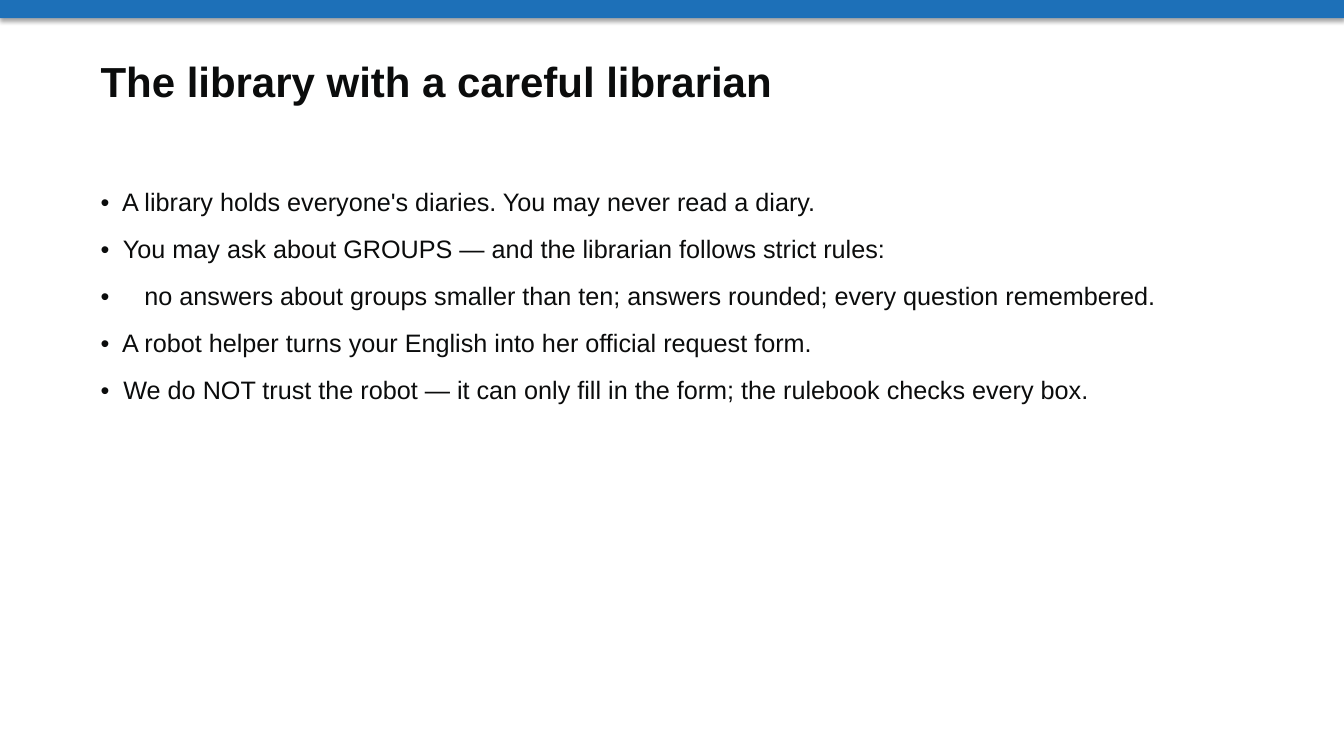
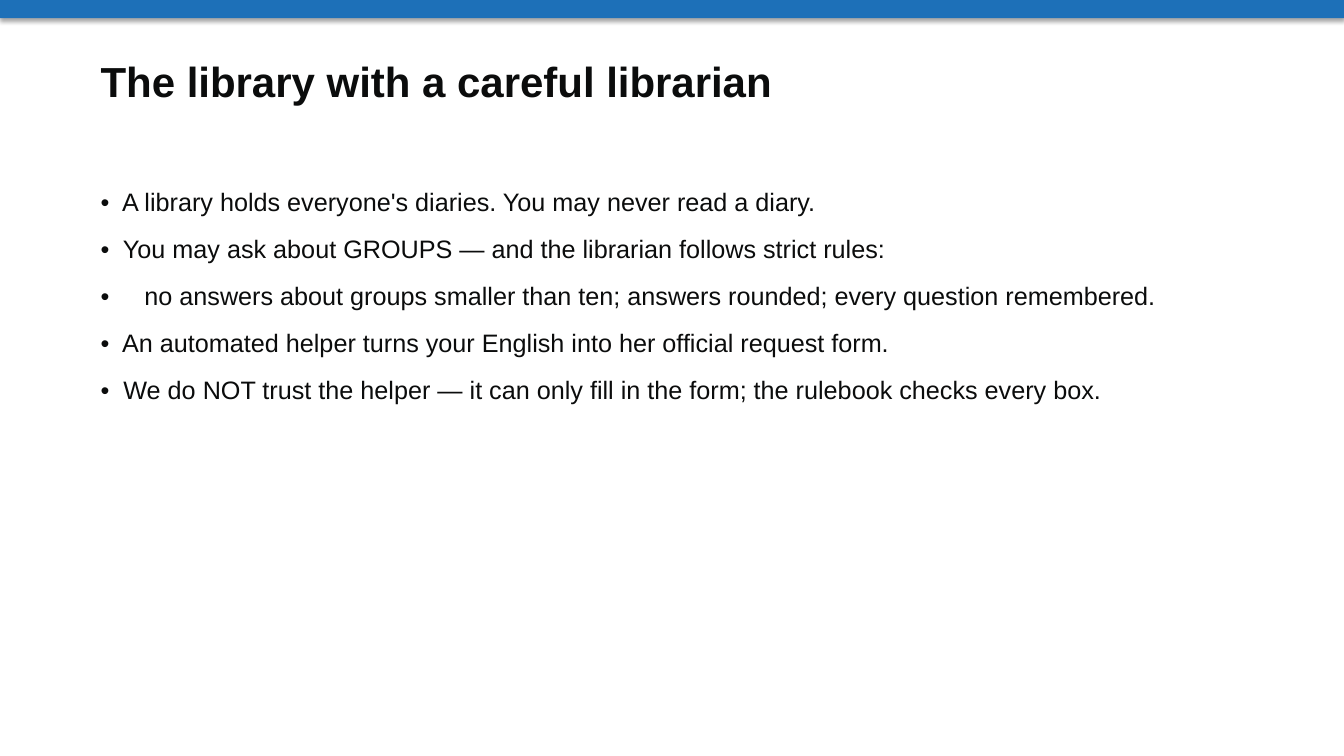
Before and after one commit to wadelab/safe-tre-agent, a slide deck: slide 3 of artifacts/ELIF.ppt. Drawn at 1344x756 pixels with LibreOffice and Linux fonts; fonts in the diff are those of the drawing. Boxes give left, top, right and bottom in pixels: in the first picture for what was removed or moved away, otherwise in the second. Text is boxed around its words. In the diff, an @@ line names an element or a change of style, - is before the commit and + after.

Commit message:
Decks + UI: neutral "automated planner" language, regenerated
Terminology sweep across the deck generator and the web template: drop
"AI"/"LLM"/"robot"/"the model" framing in favour of "automated planner", which
is the accurate description of the untrusted boundary. Regenerated the two
committed explainer decks (ELIF.ppt, GUIDELINES.ppt) from the updated generator.

```diff
--- a/artifacts/ELIF.ppt
+++ b/artifacts/ELIF.ppt
@@ text at [122,333,1101,405]: text changed @@
-• A robot helper turns your English into her official request form.
-• We do NOT trust the robot — it can only fill in the form; the rulebook checks every box.
+• An automated helper turns your English into her official request form.
+• We do NOT trust the helper — it can only fill in the form; the rulebook checks every box.
```
Also in this commit, not shown: 3 other files.
